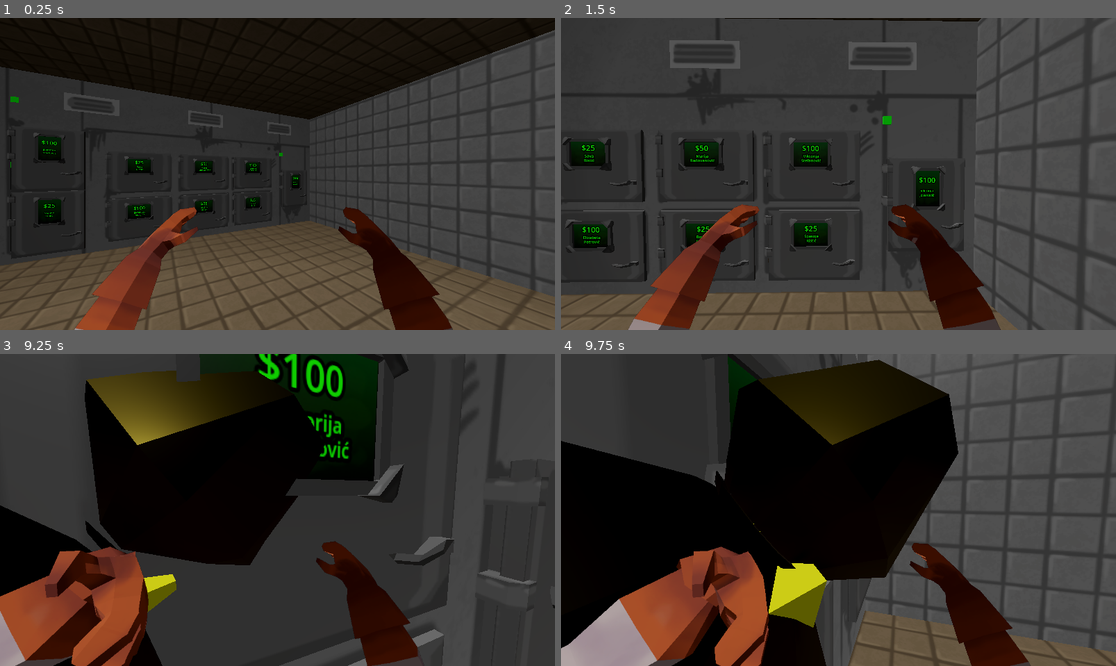
Above: before the commit, frames 1-4 (two rows, left to right).
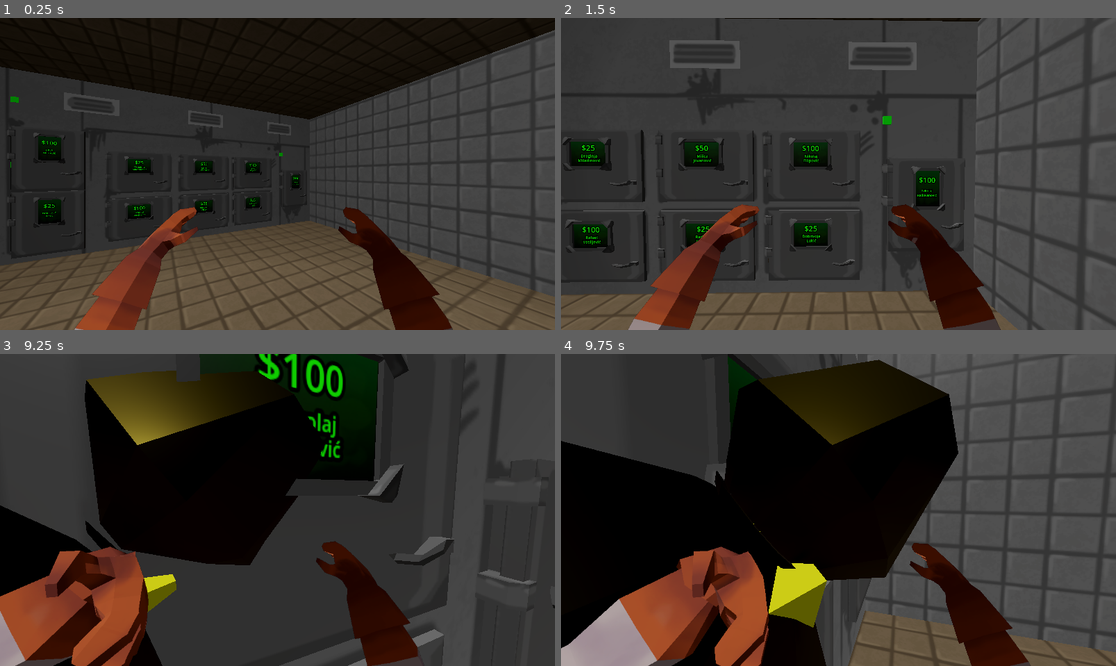
Above: after the commit, the same moments.

Repository: senseibobo/lesinar
Game: Godot game, scene res://world/world.tscn
The game is run twice, just before and just after one commit, with the same random seed, the same clock (stepped at 60 frames per second) and the same inputs. The engine's default icon, where the game draws it, is replaced by a stand-in: a white triangle on a blue panel in a dark square.
Inputs (mouse positions are in pixels of both pictures, inside the frame that each line leads up to):
- Up to frame 1 (0.25 s): no input
- Up to frame 2 (1.5 s): move the mouse to (866, 174) at 0.52 s; hold W (up) from 0.53 s (still down); tap E (interact) at 0.6, 1.35 s; move the mouse to (810, 174) at 1.27 s
- Up to frame 3 (9.25 s): move the mouse to (288, 503) at 2.02 s; click (288, 503) at 2.1 s; tap E (interact) at 2.3, 2.85, 3.6, 4.55, 5.1, 5.85, 6.8, 7.35, 8.1, 9.05 s; move the mouse to (271, 516) at 2.77 s; move the mouse to (316, 513) at 3.52 s; move the mouse to (233, 506) at 4.27 s; click (233, 506) at 4.35 s; move the mouse to (283, 510) at 5.02 s; move the mouse to (255, 503) at 5.77 s; release W (up) at 5.78 s; hold D (right) 5.78-6.53 s; move the mouse to (305, 510) at 6.52 s; hold W (up) 6.53-8.78 s; click (305, 510) at 6.6 s; move the mouse to (249, 510) at 7.27 s; move the mouse to (288, 503) at 8.02 s; move the mouse to (271, 516) at 8.77 s; hold A (left) from 8.78 s (still down); click (271, 516) at 8.85 s
- Up to frame 4 (9.75 s): move the mouse to (877, 513) at 9.52 s; release A (left) at 9.53 s; hold W (up) from 9.53 s (still down); tap E (interact) at 9.6 s

The runs differ from the first frame. In frame 1, less than 0.1% of the frame differs, in the area x 7-54%, y 41-64%; in frame 2, 0.2%; in frame 3, 0.4%, in the area x 55-63%, y 17-34%; in frame 4, nothing differs.

Commit message:
added grave stuff

Diff:
--- a/corpse/corpse_info.gd
+++ b/corpse/corpse_info.gd
@@ -7,6 +7,10 @@
 @export var first_names: Array[String]
 @export var last_names: Array[String]
 
+@export var name: String
+@export var formatted_name: String
+@export var birth_year: int
+
 
 func get_random_name():
 	return first_names.pick_random() + " " + last_names.pick_random()
@@ -14,3 +18,9 @@
 
 func get_random_name_formatted():
 	return first_names.pick_random() + "\n" + last_names.pick_random()
+
+
+func generate_data() -> void:
+	name = get_random_name()
+	formatted_name = name.replace(" ", "\n")
+	birth_year = 1920+randi()%70
--- a/fioka/fioka.gd
+++ b/fioka/fioka.gd
@@ -29,10 +29,11 @@
 	current_corpse = available_corpses.pick_random()
 	lampica.visible = true
 	if current_corpse == null: return
-	current_corpse = available_corpses.pick_random()
+	current_corpse = available_corpses.pick_random().duplicate()
+	current_corpse.generate_data()
 	screen.visible = true
 	value_label.text = str("$",current_corpse.value)
-	name_label.text = current_corpse.get_random_name_formatted()
+	name_label.text = current_corpse.formatted_name
 
 
 func take_corpse() -> CorpseInfo:
--- a/granice/border.gd
+++ b/granice/border.gd
@@ -7,7 +7,12 @@
 func _ready():
 	position = -global_basis.z*granice.border_start_distance
 	position.y = 5
+	ScoreManager.score_acquired.connect(step_forward)
 
 
 func _physics_process(delta: float) -> void:
-	global_position += granice.border_speed*global_basis.z*delta
+	pass#global_position += granice.border_speed*global_basis.z*delta
+
+
+func step_forward():
+	global_position += global_basis.z.normalized()
--- a/granice/granice.gd
+++ b/granice/granice.gd
@@ -9,6 +9,9 @@
 @export var border_speed: float = 0.011#*20.0
 @export var border_start_distance: float = 15.0
 
+
+func _ready():
+	pass
 
 func _physics_process(delta):
 	ScoreManager.on_area_change(calculate_area())
--- a/graves/normal/normal_grave.gd
+++ b/graves/normal/normal_grave.gd
@@ -1,2 +1,18 @@
 class_name NormalGrave
 extends Grave
+
+
+@export var name_label: Label3D
+@export var year_label: Label3D
+
+
+func add_corpse(corpse_info: CorpseInfo = null) -> bool:
+	print("batonga")
+	var added: bool = super(corpse_info)
+	if added:
+		print("batonga2")
+		name_label.text = corpse_info.formatted_name
+		year_label.text = str(corpse_info.birth_year,"-",Time.get_date_dict_from_system().year)
+		name_label.visible = true
+		year_label.visible = true
+	return added
--- a/graves/normal/normal_grave.tscn
+++ b/graves/normal/normal_grave.tscn
@@ -1,7 +1,8 @@
-[gd_scene load_steps=6 format=3 uid="uid://5y1bbgbpm8er"]
+[gd_scene load_steps=7 format=3 uid="uid://5y1bbgbpm8er"]
 
 [ext_resource type="Script" path="res://graves/normal/normal_grave.gd" id="1_r8pu5"]
 [ext_resource type="PackedScene" uid="uid://c1odt4bq5ti6a" path="res://graves/normal/mesh/grob_1.tscn" id="2_qsvx7"]
+[ext_resource type="FontFile" uid="uid://bksfaire3bi5t" path="res://graves/normal/BLKCHCRY.TTF" id="3_jwe70"]
 
 [sub_resource type="StandardMaterial3D" id="StandardMaterial3D_rp23q"]
 albedo_color = Color(0.268522, 0.000229928, 2.40654e-08, 1)
@@ -13,8 +14,10 @@
 [sub_resource type="BoxShape3D" id="BoxShape3D_i5lor"]
 size = Vector3(1, 1, 2)
 
-[node name="NormalGrave" type="StaticBody3D"]
+[node name="NormalGrave" type="StaticBody3D" node_paths=PackedStringArray("name_label", "year_label")]
 script = ExtResource("1_r8pu5")
+name_label = NodePath("NameLabel")
+year_label = NodePath("YearLabel")
 value_multiplier = 4.0
 
 [node name="MeshInstance3D" type="MeshInstance3D" parent="."]
@@ -27,3 +30,26 @@
 
 [node name="grob1" parent="." instance=ExtResource("2_qsvx7")]
 transform = Transform3D(-2.18557e-08, 0, -0.5, 0, 0.5, 0, 0.5, 0, -2.18557e-08, 0, 0.436598, -0.386574)
+
+[node name="NameLabel" type="Label3D" parent="."]
+transform = Transform3D(1, 0, 0, 0, 1, 0, 0, 0, 1, 0.0120124, 0.75214, -0.240051)
+visible = false
+pixel_size = 0.003
+shaded = true
+modulate = Color(0.303233, 0.303233, 0.303233, 1)
+outline_modulate = Color(0.419813, 0.419813, 0.419813, 1)
+text = "Andrej
+Drmanović"
+font = ExtResource("3_jwe70")
+outline_size = 47
+
+[node name="YearLabel" type="Label3D" parent="."]
+transform = Transform3D(1, 0, 0, 0, 1, 0, 0, 0, 1, 0.0120124, 0.494811, -0.240051)
+visible = false
+pixel_size = 0.003
+shaded = true
+modulate = Color(0.303233, 0.303233, 0.303233, 1)
+outline_modulate = Color(0.419813, 0.419813, 0.419813, 1)
+text = "1996-2025"
+font = ExtResource("3_jwe70")
+outline_size = 47
--- a/score/display/score_display.gd
+++ b/score/display/score_display.gd
@@ -18,7 +18,7 @@
 
 
 func _on_score_updated(new_score: float):
-	score_label.text = str("Profit: $", str(new_score).pad_decimals(1))
+	score_label.text = str("Profit: $", str(new_score).pad_decimals(0),"/$",str(ScoreManager.score_goal))
 
 
 func _on_corpses_disposed_updated(new_corpses_disposed: int):
--- a/score/score_manager.gd
+++ b/score/score_manager.gd
@@ -2,6 +2,8 @@
 
 
 signal score_updated(new_score: float)
+signal score_goal_updated(new_score_goal: float)
+signal score_acquired()
 signal corpses_disposed_updated(new_corpses_disposed: int)
 signal graves_dug_updated(new_graves_dug: int)
 signal area_updated(new_area: float)
@@ -9,6 +11,7 @@
 
 
 var score: float = 0.0
+var score_goal: float = 500.0
 var corpses_disposed: int = 0
 var graves_dug: int = 0
 var area_left: float = 0.0
@@ -29,6 +32,10 @@
 	score += corpse_info.value * grave.value_multiplier
 	corpses_disposed += 1
 	corpses_disposed_updated.emit(corpses_disposed)
+	if score >= score_goal:
+		score -= score_goal
+		score_acquired.emit()
+		score_goal += 500.0
 	score_updated.emit(score)
 
 
Binary file added: graves/normal/BLKCHCRY.TTF
Not shown, added: graves/normal/BLKCHCRY.TTF.import
